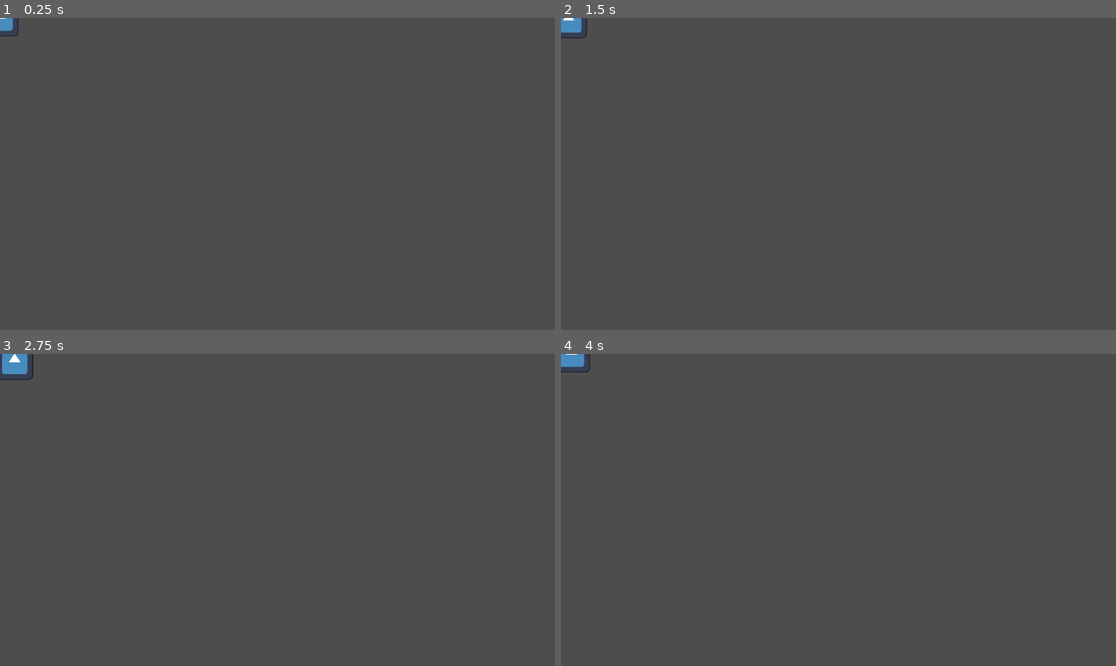
Above: before the commit, frames 1-4 (two rows, left to right).
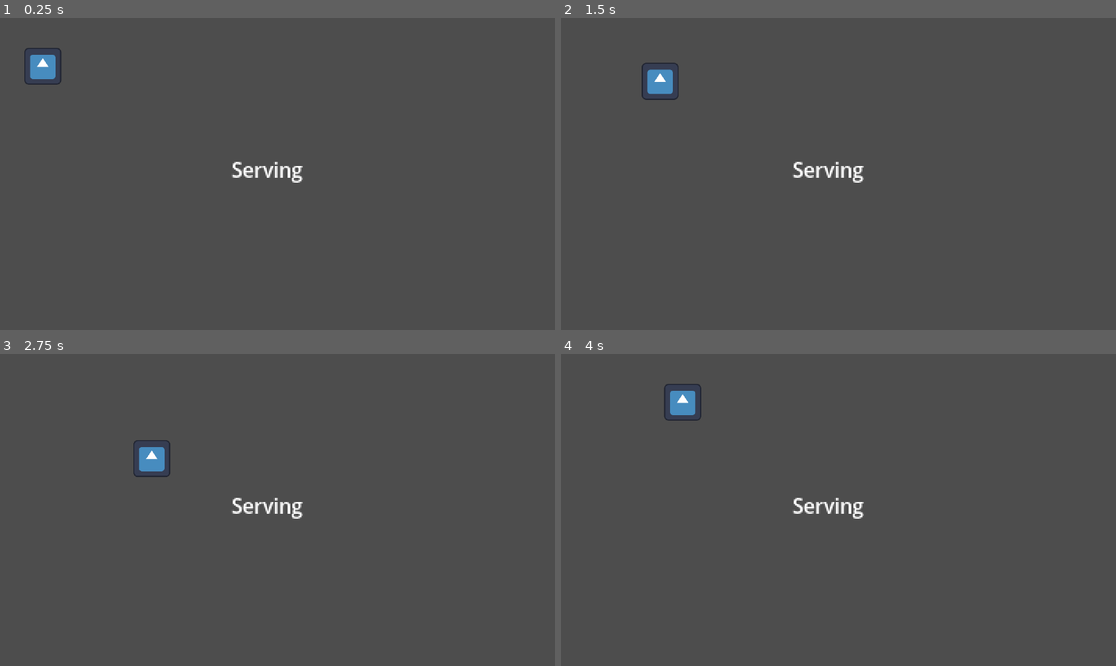
Above: after the commit, the same moments.

Repository: Yatagarasu163/apothecary-allergies
Game: Godot game, scene res://testing_scene.tscn
The game is run twice, just before and just after one commit, with the same random seed, the same clock (stepped at 60 frames per second) and the same inputs. Before the commit the project starts from res://Assets/Prefabs/player.tscn. The engine's default icon, where the game draws it, is replaced by a stand-in: a white triangle on a blue panel in a dark square.
Inputs:
- Up to frame 1 (0.25 s): no input
- Up to frame 2 (1.5 s): tap Enter at 0.5 s; hold D (WalkRight) 0.53-1.28 s; tap E (Add) at 0.6 s; hold S (WalkDown) from 1.28 s (still down); tap F (Interact) at 1.35 s
- Up to frame 3 (2.75 s): release S (WalkDown) at 2.03 s; hold D (WalkRight) from 2.03 s (still down); tap E (Add) at 2.1 s
- Up to frame 4 (4 s): release D (WalkRight) at 2.78 s; hold W (WalkUp) 2.78-3.53 s; tap F (Interact) at 2.85 s; hold A (WalkLeft) from 3.53 s (still down); tap E (Add) at 3.6 s

The runs differ from the first frame. In frame 1, 0.9% of the frame differs, in the area x 0-55%, y 0-53%; in frame 2, 1.0%; in frame 3, 1.1%; in frame 4, 1.0%.

Commit message:
by CX
Change the main scene to testing.tscn

Diff:
--- a/project.godot
+++ b/project.godot
@@ -11,7 +11,7 @@
 [application]
 
 config/name="Apothecary Allergies"
-run/main_scene="uid://b8pcqjalon378"
+run/main_scene="uid://coobctfje2xa4"
 config/features=PackedStringArray("4.6", "Forward Plus")
 config/icon="res://icon.svg"
 
